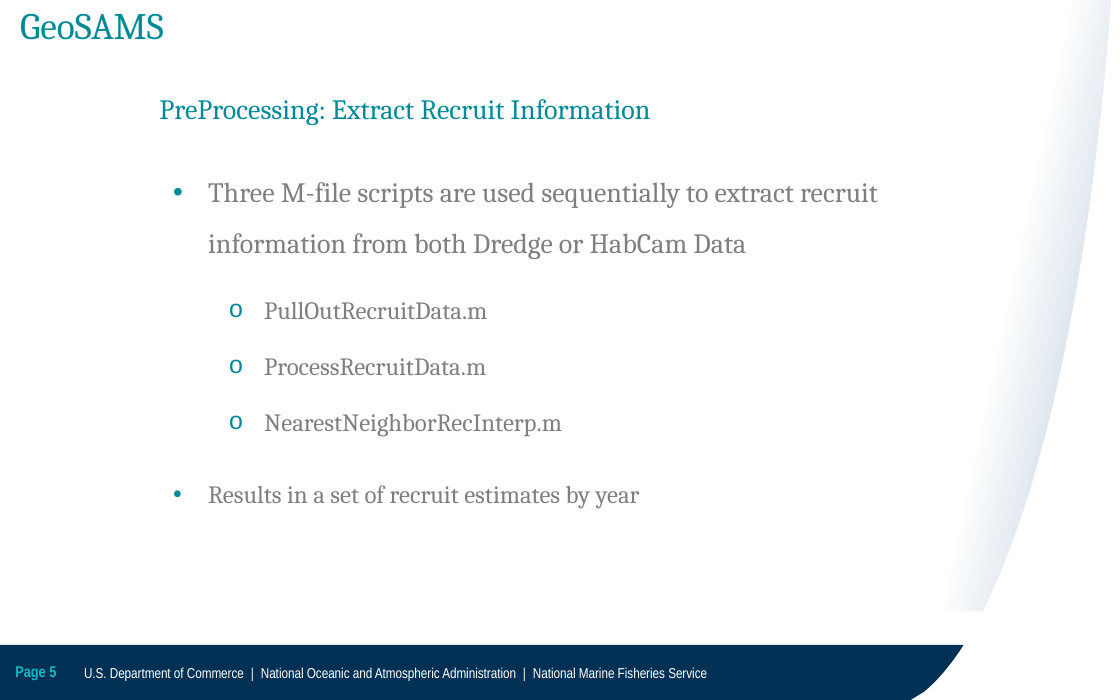
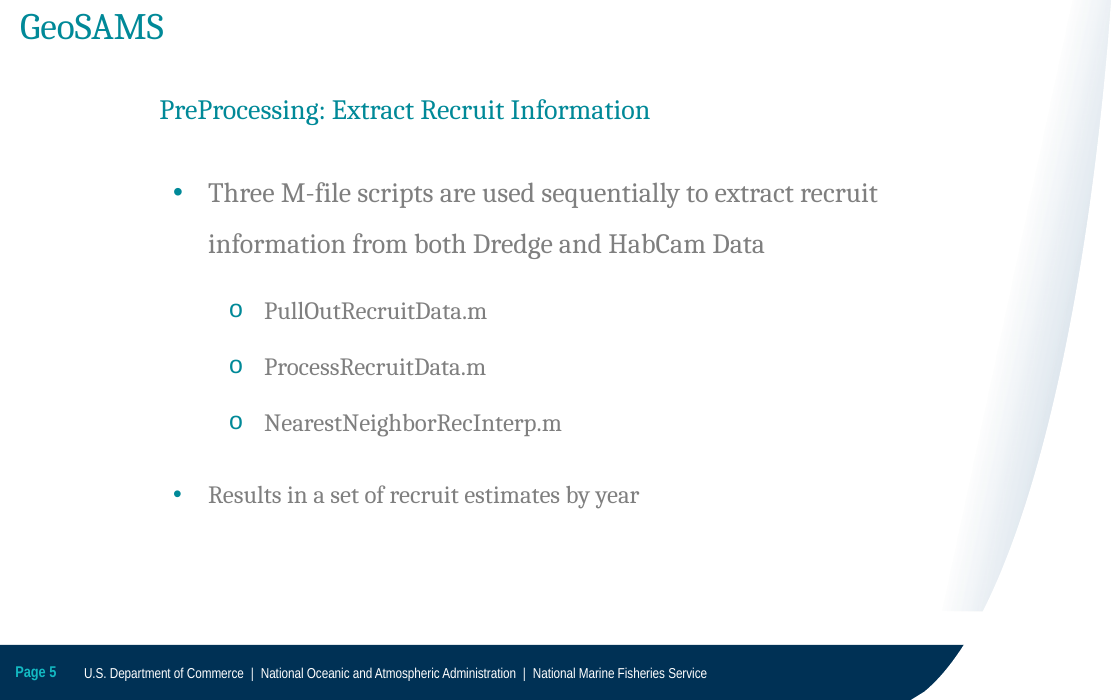
Before and after one commit to NEFSC/READ-PDP-GeoSAMS, a slide deck: slide 5 of docs/GeoSAMS.pptx. Drawn at 1120x700 pixels with LibreOffice and Linux fonts; fonts in the diff are those of the drawing; background and template pictures are left out. Boxes give left, top, right and bottom in pixels: in the first picture for what was removed or moved away, otherwise in the second. Text is boxed around its words. In the diff, an @@ line names an element or a change of style, - is before the commit and + after.

```diff
--- a/docs/GeoSAMS.pptx
+++ b/docs/GeoSAMS.pptx
@@ text at (208,182,878,259): text changed @@
-• Three M-file scripts are used sequentially to extract recruit information from both Dredge or HabCam Data
+• Three M-file scripts are used sequentially to extract recruit information from both Dredge and HabCam Data
```
Also in this commit, not shown: 1 other slide changed, 2 slides added, 8 other files.
